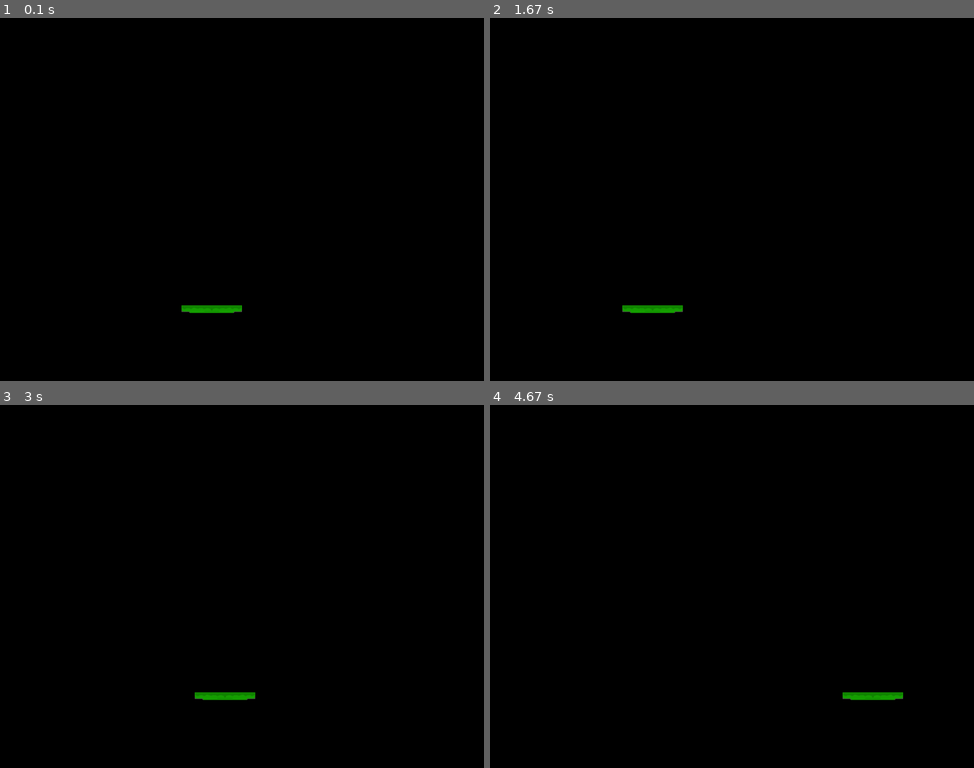
Above: before the commit, frames 1-4 (two rows, left to right).
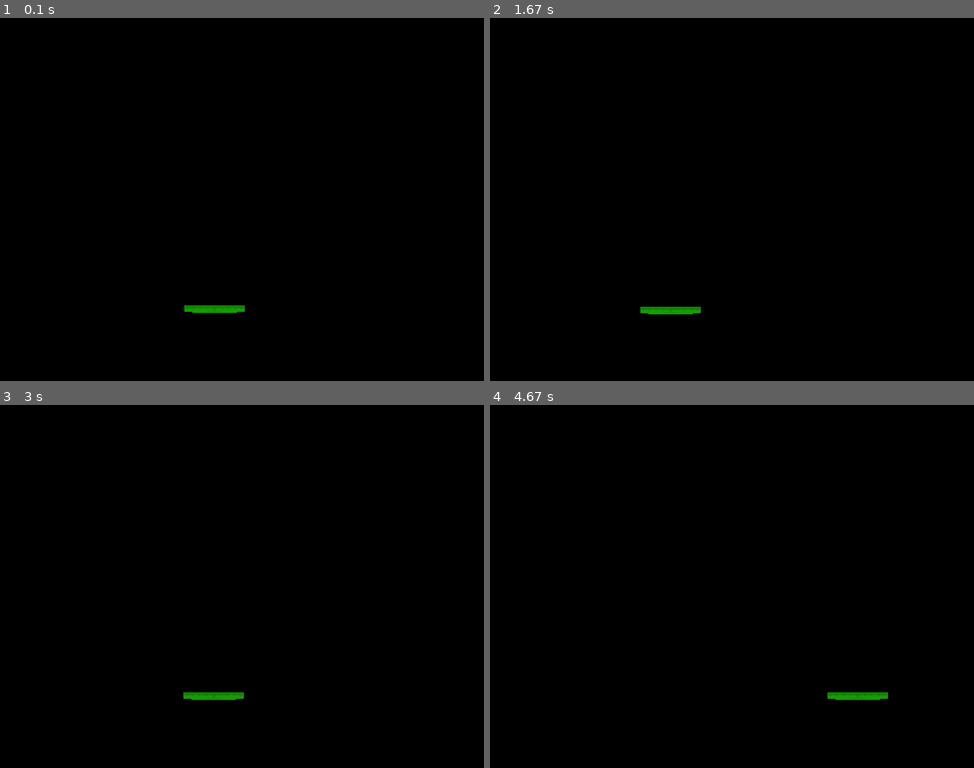
Above: after the commit, the same moments.

Repository: orthodoxego/hitting-ball-pygame
Game: pygame game, started from hit-hit-hitting!.py
The game is run twice, just before and just after one commit, with the same random seed, the same clock (stepped at 60 frames per second) and the same inputs.
Inputs (mouse positions are in pixels of both pictures, inside the frame that each line leads up to):
- Up to frame 1 (0.1 s): no input
- Up to frame 2 (1.67 s): press the mouse at (886, 188) at 0.37 s; move the mouse to (809, 206) at 0.47 s; release the mouse at (736, 224) at 0.6 s; hold Right 0.67-1.13 s; click (615, 203) at 0.75 s; hold Up 1.17-1.47 s; click (581, 282) at 1.25 s; hold Right from 1.5 s (still down); click (790, 232) at 1.58 s
- Up to frame 3 (3 s): release Right at 1.97 s; hold Left 2-2.53 s; click (125, 513) at 2.08 s; hold Down 2.57-2.87 s; click (246, 622) at 2.65 s; hold Left from 2.9 s (still down); click (425, 724) at 2.98 s
- Up to frame 4 (4.67 s): release Left at 3.3 s; hold Up 3.33-3.7 s; click (654, 466) at 3.42 s; hold Right 3.73-4.37 s; click (901, 680) at 3.82 s; hold Down from 4.4 s (still down); click (906, 557) at 4.48 s

The runs differ from the first frame. In frame 1, less than 0.1% of the frame differs, in the area x 37-51%, y 79-82%; in frame 2, 0.3%, in the area x 27-44%, y 79-82%; in frame 3, 0.1%; in frame 4, 0.2%.

Commit message:
Небольшой рефакторинг. Приведение к паттерну MVC.

Diff:
--- /dev/null
+++ b/controller/controller.py
@@ -0,0 +1,66 @@
+from setup.setup import Setup
+
+class Controller:
+
+    def __init__(self, player):
+        self.player = player
+        self.lkm_pressed = False
+
+    def act(self, pygame, delta):
+
+        # Реакция площадки игрока на зажатую
+        # ЛКМ мыши и отпущенную.
+        if self.lkm_pressed:
+            self.player.mouse_button1_pressed(delta)
+        else:
+            self.player.mouse_button1_unpressed(delta)
+
+        # Расчёт движения за курсором
+        if pygame.mouse.get_focused():
+            self.__check_mouse_cursor(pygame, delta)
+
+        # Проверяет события мыши и клавиатуры
+        return self.__check_events(pygame, delta)
+
+    def __check_events(self, pygame, delta):
+        for event in pygame.event.get():
+
+            if event.type == pygame.MOUSEBUTTONDOWN:
+                if event.button == 1:
+                    self.lkm_pressed = True
+                return True
+
+            if event.type == pygame.MOUSEBUTTONUP:
+                if event.button == 1:
+                    self.lkm_pressed = False
+                return True
+
+            # Закрыли окно
+            elif event.type == pygame.QUIT:
+                return False
+
+            # Клавиши
+            elif event.type == pygame.KEYDOWN:
+                if event.key == pygame.K_ESCAPE:
+                    return False
+                elif event.key == pygame.K_LEFT:
+                    self.player.move_left(delta, 0)
+                elif event.key == pygame.K_RIGHT:
+                    self.player.move_right(delta, Setup.screen_width)
+                elif event.key == pygame.K_UP:
+                    print("ВВЕРХ")
+                elif event.key == pygame.K_DOWN:
+                    print("ВНИЗ")
+
+        return True
+
+    def __check_mouse_cursor(self, pygame, delta):
+        """Проверяет и вызывает интерфейс для изменения координат площадки
+        игрока в зависимости от положения курсора мыши."""
+        x = pygame.mouse.get_pos()[0]
+        y = pygame.mouse.get_pos()[1]
+
+        if x < self.player.x:
+            self.player.move_left(delta, x)
+        if x > self.player.x + self.player.width:
+            self.player.move_right(delta, x)
--- a/game_classes/hithitengine.py
+++ b/game_classes/hithitengine.py
@@ -2,78 +2,22 @@
 from setup.setup import Setup
 from game_classes.player import Player
 from game_classes.textures import Textures
+from view.view import View
+from controller.controller import Controller
 
 class HitHitEngine:
 
     def __init__(self):
         textures = Textures()
-        self.player = Player(textures.player, textures.player_rect)
-        self.mouse_button_1_down = False
+        self.__player = Player(textures.player, textures.player_rect)
+        self.__view = View()
+        self.__controller = Controller(self.__player)
 
     def draw(self, pygame: pygame, scene: pygame.display):
-        self.player.draw(pygame, scene)
+        self.__view.player_draw(pygame, scene, self.__player)
 
-    def __inc_energy_from_mouse_1_button(self, delta):
-        """Увеличивает энергию для отскока."""
-        self.player.inc_energy(delta)
+    def act(self, pygame, delta: float):
+        result = True
+        result *= self.__controller.act(pygame, delta)
 
-    def __dec_energy_from_mouse_1_button(self, delta):
-        """Увеличивает энергию для отскока."""
-        self.player.dec_energy(delta)
-
-    def __check_mouse(self, delta):
-        """Изменяет координаты площадки игрока в зависимости
-        от положения курсора мыши."""
-        x = pygame.mouse.get_pos()[0]
-        y = pygame.mouse.get_pos()[1]
-
-        # Смещение в зависимости от курсора: слева или справа
-        if x < self.player.x:
-            self.player.x -= (Setup.speed_player + (self.player.x - x) * 2) * delta
-            pass
-        if x > self.player.x + self.player.width:
-            self.player.x += (Setup.speed_player + (x - self.player.x - self.player.width) * 2) * delta
-
-    def act(self, delta: float):
-        delta /= 1000
-
-        if self.mouse_button_1_down:
-            self.__inc_energy_from_mouse_1_button(delta)
-        else:
-            self.__dec_energy_from_mouse_1_button(delta)
-
-
-        if pygame.mouse.get_focused():
-            self.__check_mouse(delta)
-
-
-    def check_keys(self, events):
-
-        for event in events:
-
-            if event.type == pygame.MOUSEBUTTONDOWN:
-                if event.button == 1:
-                    self.mouse_button_1_down = True
-                return True
-
-            if event.type == pygame.MOUSEBUTTONUP:
-                if event.button == 1:
-                    self.mouse_button_1_down = False
-                return True
-
-            elif event.type == pygame.QUIT:
-                return False
-
-            elif event.type == pygame.KEYDOWN:
-                if event.key == pygame.K_ESCAPE:
-                    return False
-                elif event.key == pygame.K_LEFT:
-                    print("ВЛЕВО")
-                elif event.key == pygame.K_RIGHT:
-                    print("ВПРАВО")
-                elif event.key == pygame.K_UP:
-                    print("ВВЕРХ")
-                elif event.key == pygame.K_DOWN:
-                    print("ВНИЗ")
-
-        return True
+        return result
--- a/game_classes/player.py
+++ b/game_classes/player.py
@@ -16,39 +16,57 @@
     energy_y: float = 0
 
 class Player:
+    """Математическая модель игрока. Инкапсулированы действия над моделью."""
 
     def __init__(self, skin: pygame.image, rect: pygame.rect):
+        """Определение координат по центру."""
         x = (Setup.screen_width - rect.width) // 2
         y = Setup.screen_height - rect.height * 10
-        self.pd = PlayerData(x=x, y=y, skin=skin, rect=rect)
+        self.player = PlayerData(x=x, y=y, skin=skin, rect=rect)
 
     @property
     def width(self):
-        return self.pd.rect.width
+        """Вернёт ширину текстуры площадки."""
+        return self.player.rect.width
 
     @property
     def x(self):
-        return self.pd.x
+        """Вернёт координату X игрока."""
+        return self.player.x
 
     @x.setter
     def x(self, x):
+        """Контролируемая установка координаты X игрока."""
         if x < 0:
             x = 0
-        if x > Setup.screen_width - self.pd.rect.width:
-            x = Setup.screen_width - self.pd.rect.width
-        self.pd.x = x
+        if x > Setup.screen_width - self.player.rect.width:
+            x = Setup.screen_width - self.player.rect.width
+        self.player.x = x
+
+    def mouse_button1_pressed(self, delta):
+        """ЛКМ удерживается."""
+        self.inc_energy(delta)
+
+    def mouse_button1_unpressed(self, delta):
+        """ЛКМ отпущена."""
+        self.dec_energy(delta)
 
     def inc_energy(self, delta):
-        self.pd.energy_y += (Setup.max_energy_player + self.pd.energy_y) * delta
-        if self.pd.energy_y > Setup.max_energy_player:
-            self.pd.energy_y = 0
+        """Увеличение энергии удара. Площадка смещается вниз."""
+        self.player.energy_y += (Setup.max_energy_player + self.player.energy_y) * delta
+        if self.player.energy_y > Setup.max_energy_player:
+            self.player.energy_y = 0
 
     def dec_energy(self, delta):
-        self.pd.energy_y -= Setup.max_energy_player * 50 * delta
-        if self.pd.energy_y < 0:
-            self.pd.energy_y = 0
+        """Уменьшение энергии удара. Площадка смещается вверх."""
+        self.player.energy_y -= Setup.max_energy_player * 50 * delta
+        if self.player.energy_y < 0:
+            self.player.energy_y = 0
 
+    def move_left(self, delta, x):
+        """Смещение влево по координате мыши"""
+        self.player.x -= (Setup.speed_player + (self.player.x - x) * 2) * delta
 
-    def draw(self, pygame: pygame, scene: pygame.display):
-        pd = self.pd
-        scene.blit(pd.skin, (pd.x, pd.y + int(pd.energy_y)))
+    def move_right(self, delta, x):
+        """Смещение вправо по координате мыши"""
+        self.player.x += (Setup.speed_player + (x - self.player.x - self.width) * 2) * delta
--- a/hit-hit-hitting!.py
+++ b/hit-hit-hitting!.py
@@ -5,7 +5,7 @@
 class Game:
     """Класс-шаблон для игр на базе pygame."""
 
-    def __init__(self, width, height, caption, fps):
+    def __init__(self, width, height, caption):
         """Конструктор, настройка основных параметров."""
         pygame.init()
 
@@ -27,6 +27,8 @@
         self.playGame = True
         self.__delta = 0
 
+        # Игровой движок (модель)
+        # Она же создаёт и представление, и контроллер, и игровые объекты
         self.__hit_engine = HitHitEngine()
 
     @property
@@ -40,14 +42,10 @@
     def run(self):
         """Главный цикл игры."""
         while (self.playGame):
-
-            # Проверяем нажатые клавиши и события мыши
-            self.playGame = self.__hit_engine.check_keys(pygame.event.get())
-
             self.scene.fill(Setup.BLACK)
 
             self.__hit_engine.draw(pygame, self.scene)
-            self.__hit_engine.act(self.__delta)
+            self.playGame = self.__hit_engine.act(pygame, self.__delta / 1000)
 
             pygame.display.flip()
 
@@ -57,6 +55,6 @@
 
 
 if __name__ == "__main__":
-    game = Game(Setup.screen_width, Setup.screen_height, "Бах-бах-набиваем мяч", 60)
-    # game = Game(0, 0, "Бах-бах-набиваем мяч", 60)
+    game = Game(Setup.screen_width, Setup.screen_height, "Бах-бах-набиваем мяч")
+    # game = Game(0, 0, "Бах-бах-набиваем мяч")
     game.run()
--- a/setup/setup.py
+++ b/setup/setup.py
@@ -1,4 +1,3 @@
-import pygame
 class Setup:
 
     # ФПС
@@ -9,7 +8,7 @@
     screen_height = 768
 
     # Скорость движения площадки за мышью, по горизонтали
-    speed_player = FPS * 2
+    speed_player = 32
 
     # Максимальная энергия для отскока
     max_energy_player = 64
--- /dev/null
+++ b/view/view.py
@@ -0,0 +1,7 @@
+import pygame
+
+class View:
+
+    def player_draw(self, pygame, scene, p):
+        scene.blit(p.player.skin, (p.player.x,
+                                   p.player.y + int(p.player.energy_y)))
